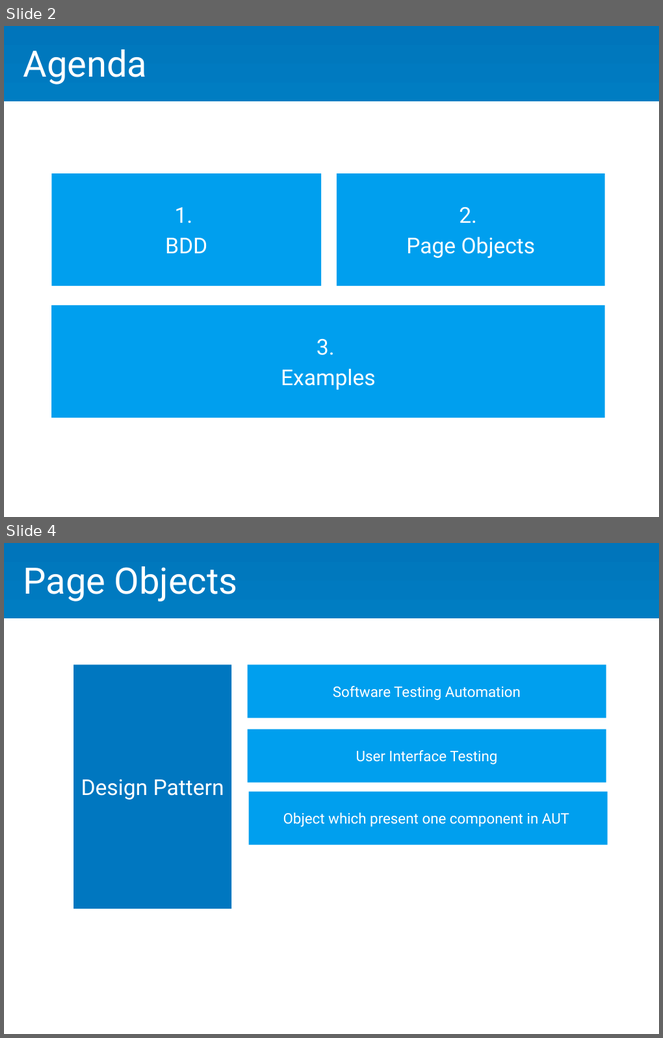
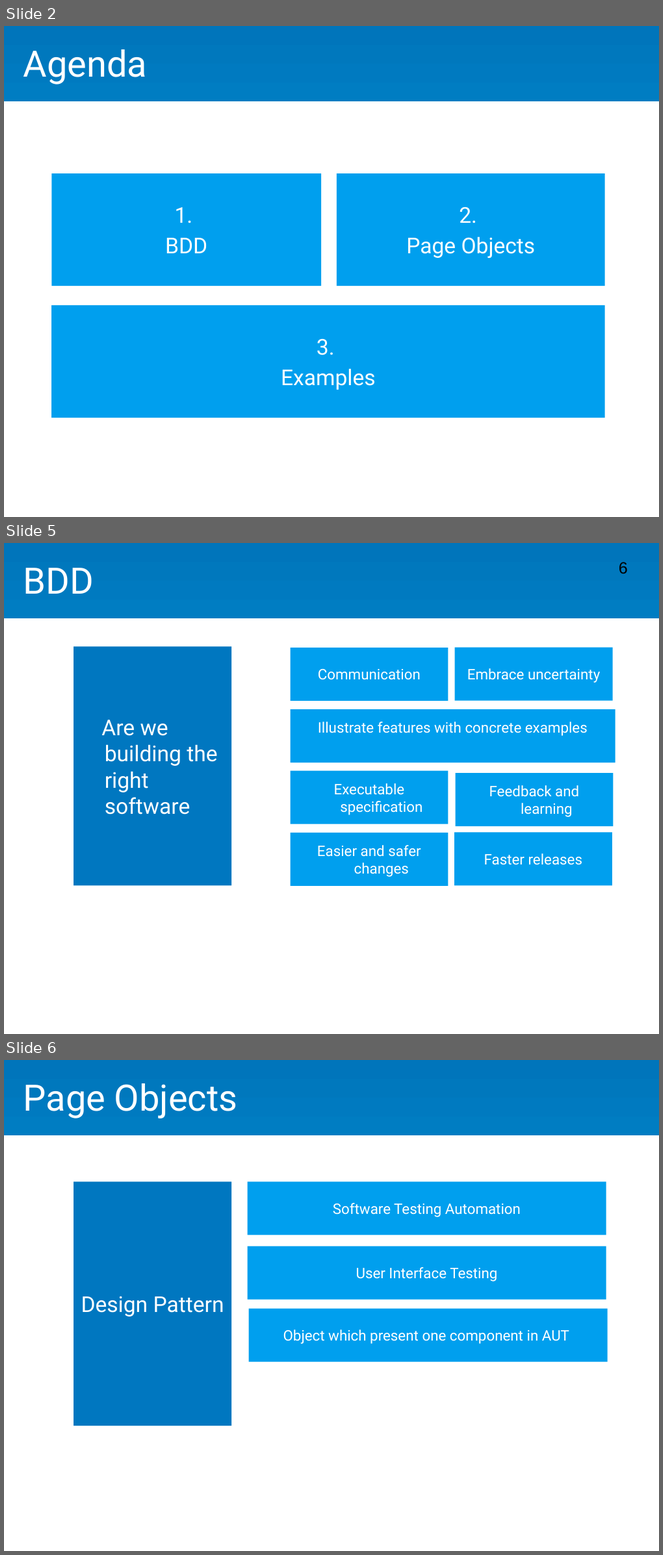
Before and after one commit to jucca/SysArcExercise, a slide deck: presentation/BDD and Page Objects.pptx. Shown one above the other, each under a label of ours: slides 2 and 4 before the commit, slides 2, 5 and 6 after it; the slides between them are not shown. The pictures are 663x1038 and 663x1555 pixels, drawn with LibreOffice and Linux fonts; fonts in the diff are those of the drawing. Boxes give left, top, right and bottom in pixels: in the first picture for what was removed or moved away, otherwise in the second. Text is boxed around its words. In the diff, an @@ line names an element or a change of style, - is before the commit and + after.

Commit message:
updated presentation

```diff
--- a/presentation/BDD and Page Objects.pptx
+++ b/presentation/BDD and Page Objects.pptx
@@ slide 5 added at box(4, 543, 659, 1034), background #FFFFFF; not listed: 1 template element that a slide beside it also shows @@
@@ page number added at box(619, 562, 628, 574), 18 pt, text #000000 @@
+6
@@ text added at box(24, 568, 94, 594), 40 pt, text #FFFFFF @@
+BDD
@@ text added at box(74, 646, 232, 886), fill #0077C0, 24 pt, text #FFFFFF @@
+Are we building the right software
@@ text added at box(290, 648, 448, 701), fill #009FEE, 16 pt, text #FFFFFF @@
+Communication
@@ text added at box(455, 647, 612, 700), fill #009FEE, 16 pt, text #FFFFFF @@
+Embrace uncertainty
@@ text added at box(290, 709, 615, 763), fill #009FEE, 16 pt, text #FFFFFF @@
+Illustrate features with concrete examples
@@ text added at box(290, 771, 448, 824), fill #009FEE, 16 pt, text #FFFFFF @@
+Executable specification
@@ text added at box(456, 773, 613, 826), fill #009FEE, 16 pt, text #FFFFFF @@
+Feedback and learning
@@ text added at box(290, 833, 448, 886), fill #009FEE, 16 pt, text #FFFFFF @@
+Easier and safer changes
@@ text added at box(455, 833, 612, 886), fill #009FEE, 16 pt, text #FFFFFF @@
+Faster releases
@@ what was slide 4 is now slide 6 @@
```
Also in this commit, not shown: 2 other slides added, 1 slide removed.
